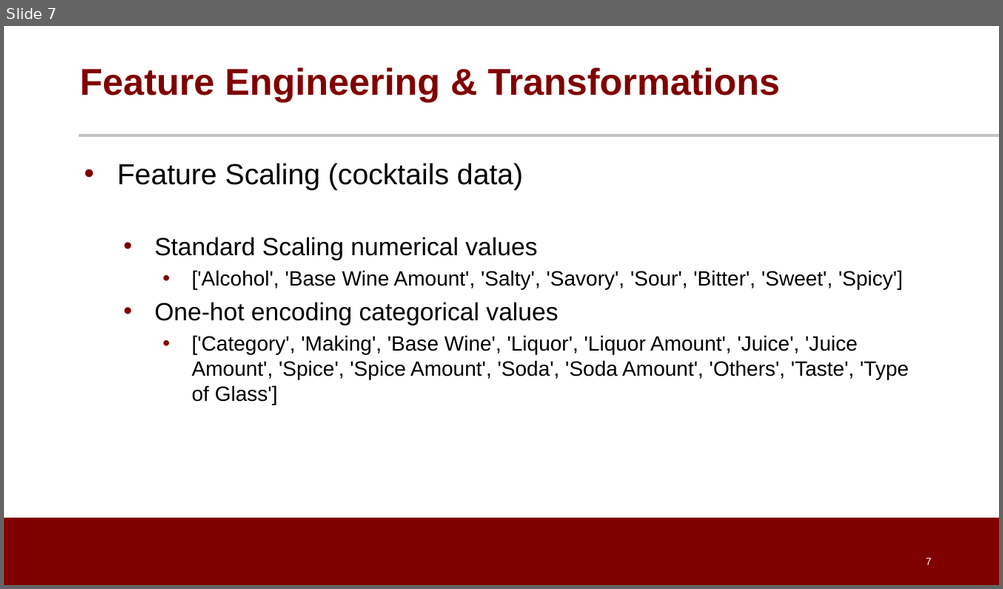
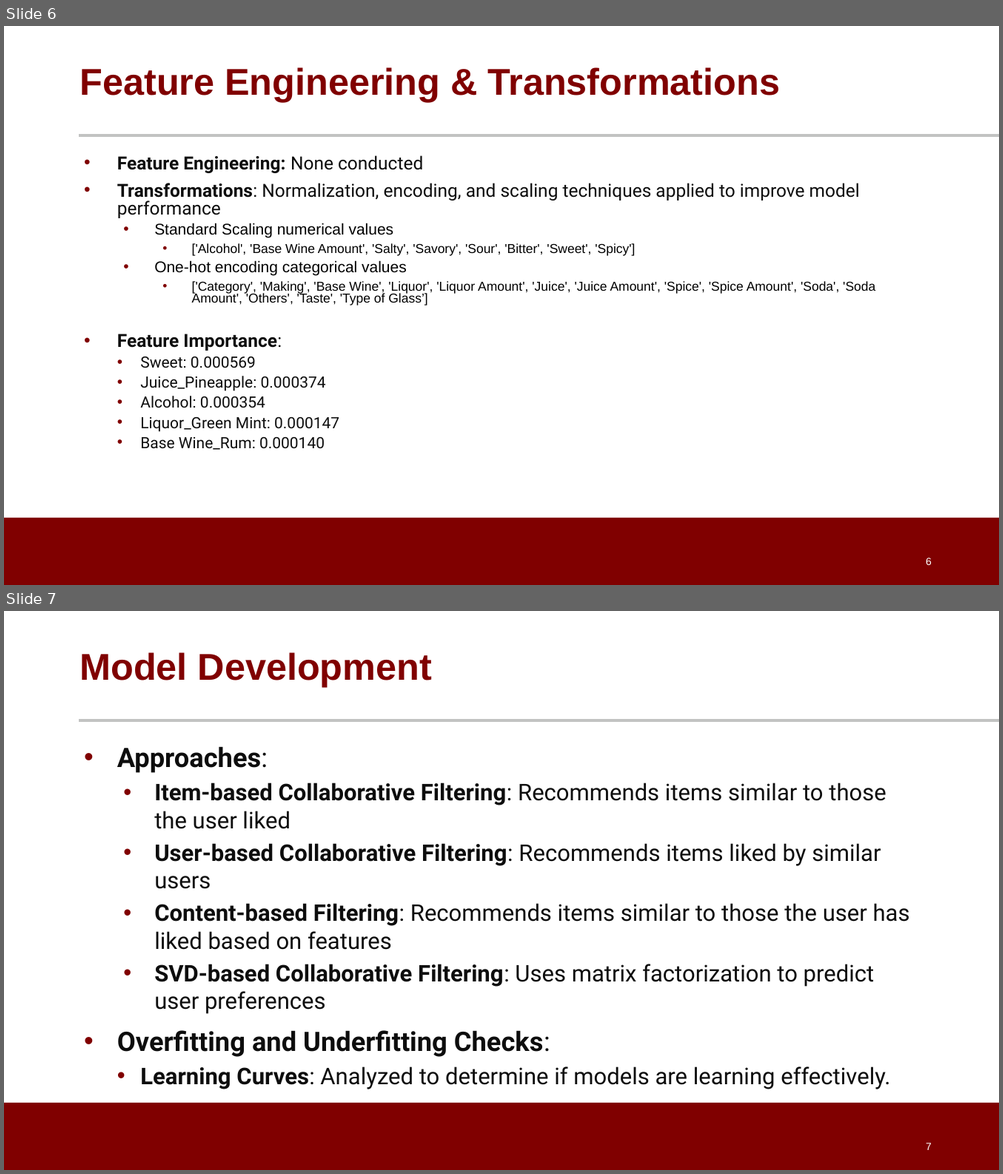
Before and after one commit to dpatel77/CocktailRecommenderSystem, a slide deck: Cocktail_Recommendation_System.pptx. Shown one above the other, each under a label of ours: slide 7 before the commit, slides 6 and 7 after it. The pictures are 1003x589 and 1003x1174 pixels, drawn with LibreOffice and Linux fonts; fonts in the diff are those of the drawing; background and template pictures are left out. Boxes give left, top, right and bottom in pixels: in the first picture for what was removed or moved away, otherwise in the second. Text is boxed around its words. In the diff, an @@ line names an element or a change of style, - is before the commit and + after.

```diff
--- a/Cocktail_Recommendation_System.pptx
+++ b/Cocktail_Recommendation_System.pptx
@@ slide 7 added at (x1=4, y1=611, x2=999, y2=1170), background #FFFFFF; not listed: 2 template elements that a slide beside it also shows @@
@@ title added at (x1=79, y1=652, x2=432, y2=687), 36 pt, text #800000, bold @@
+Model Development
@@ text added at (x1=117, y1=746, x2=910, y2=1090), 22.2 pt, text #0D0D0D @@
+• Approaches:
+  • Item-based Collaborative Filtering: Recommends items similar to those the user liked
+  • User-based Collaborative Filtering: Recommends items liked by similar users
+  • Content-based Filtering: Recommends items similar to those the user has liked based on features
+  • SVD-based Collaborative Filtering: Uses matrix factorization to predict user preferences
+• Overfitting and Underfitting Checks:
+  • Learning Curves: Analyzed to determine if models are learning effectively.
@@ page number added at (x1=925, y1=1143, x2=931, y2=1150), 10 pt, text #FFFFFF @@
+7
@@ what was slide 7 is now slide 6 @@
@@ slide 6 changed as well @@
@@ text at (x1=117, y1=156, x2=859, y2=218): text changed; size 28 to 17.5 pt; font Arial to Roboto; text colour #000000 to #0D0D0D @@
-• Feature Scaling (cocktails data)
+• Feature Engineering: None conducted
+• Transformations: Normalization, encoding, and scaling techniques applied to improve model performance
@@ text at (x1=154, y1=223, x2=634, y2=256): size 24 to 15 pt in "Standard Scaling numerical values", "One-hot encoding categorical values"; size 20 to 12.5 pt in "['Alcohol', 'Base Wine Amount', 'Salty', 'Savory', 'Sour', ..."; line spacing 1 to 0.8 @@
@@ text at (x1=117, y1=281, x2=875, y2=450): text changed; size 20 to 12.5 pt @@
-    • ['Category', 'Making', 'Base Wine', 'Liquor', 'Liquor Amount', 'Juice', 'Juice Amount', 'Spice', 'Spice Amount', 'Soda', 'Soda Amount', 'Others', 'Taste', 'Type of Glass']
+    • ['Category', 'Making', 'Base Wine', 'Liquor', 'Liquor Amount', 'Juice', 'Juice Amount', 'Spice', 'Spice Amount', 'Soda', 'Soda Amount', 'Others', 'Taste', 'Type of Glass’]
+• Feature Importance:
+  • Sweet: 0.000569
+  • Juice_Pineapple: 0.000374
+  • Alcohol: 0.000354
+  • Liquor_Green Mint: 0.000147
+  • Base Wine_Rum: 0.000140
@@ page number at (x1=925, y1=558, x2=931, y2=565): text changed @@
-7
+6
```
Also in this commit, not shown: 6 other slides changed, 11 other slides added, 1 slide removed.
